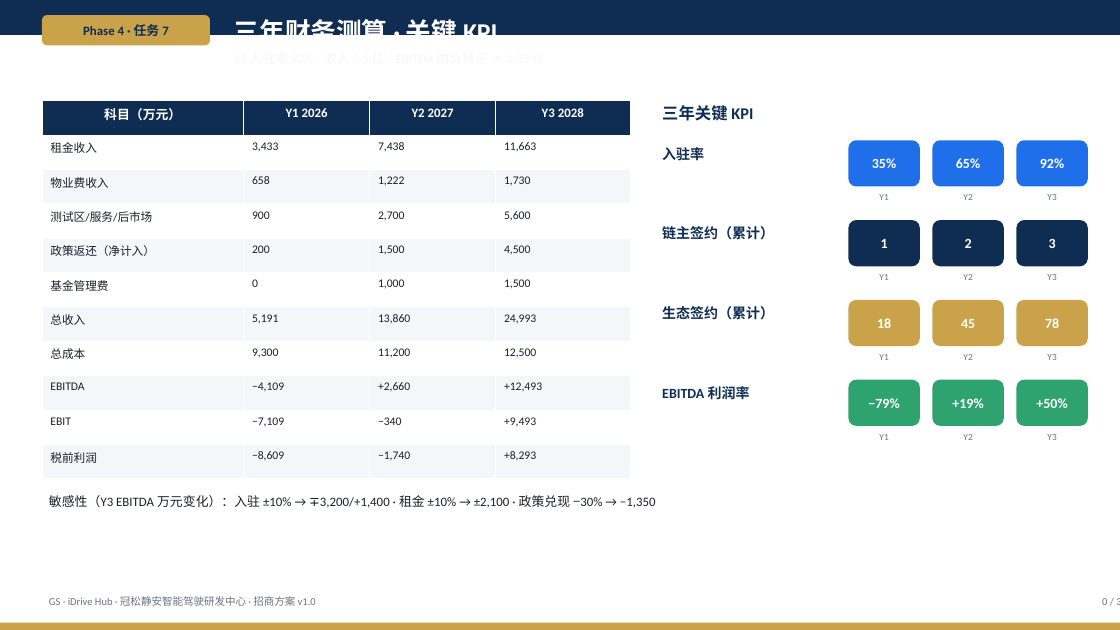
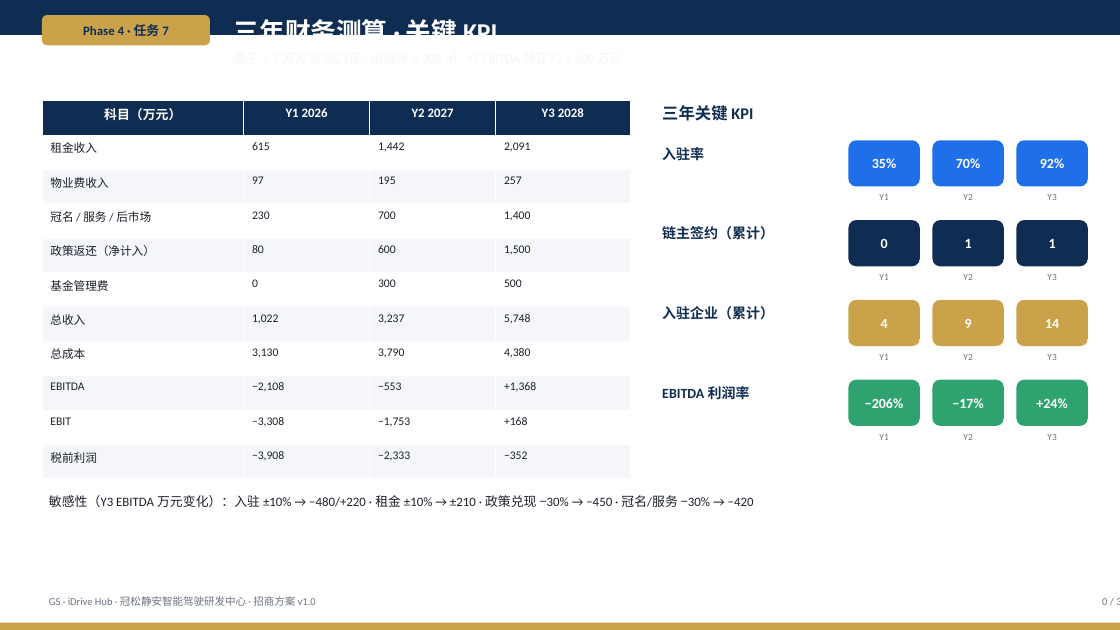
Before and after one commit to hujigang2010-maker/AIDEN, a slide deck: slide 29 of docs/deck/GS-iDrive-Hub-招商方案.pptx. Drawn at 1120x630 pixels with LibreOffice and Linux fonts; fonts in the diff are those of the drawing. Boxes give left, top, right and bottom in pixels: in the first picture for what was removed or moved away, otherwise in the second. Text is boxed around its words. In the diff, an @@ line names an element or a change of style, - is before the commit and + after.

```diff
--- a/docs/deck/GS-iDrive-Hub-招商方案.pptx
+++ b/docs/deck/GS-iDrive-Hub-招商方案.pptx
@@ table at (42,101,630,479) @@
-row 2: 租金收入 | 3,433 | 7,438 | 11,663
+row 2: 租金收入 | 615 | 1,442 | 2,091
-row 3: 物业费收入 | 658 | 1,222 | 1,730
+row 3: 物业费收入 | 97 | 195 | 257
-row 4: 测试区/服务/后市场 | 900 | 2,700 | 5,600
+row 4: 冠名 / 服务 / 后市场 | 230 | 700 | 1,400
-row 5: 政策返还（净计入） | 200 | 1,500 | 4,500
+row 5: 政策返还（净计入） | 80 | 600 | 1,500
-row 6, column 3: 1,000
+row 6, column 3: 300
-row 6, column 4: 1,500
+row 6, column 4: 500
-row 7: 总收入 | 5,191 | 13,860 | 24,993
+row 7: 总收入 | 1,022 | 3,237 | 5,748
-row 8: 总成本 | 9,300 | 11,200 | 12,500
+row 8: 总成本 | 3,130 | 3,790 | 4,380
-row 9: EBITDA | −4,109 | +2,660 | +12,493
+row 9: EBITDA | −2,108 | −553 | +1,368
-row 10: EBIT | −7,109 | −340 | +9,493
+row 10: EBIT | −3,308 | −1,753 | +168
-row 11: 税前利润 | −8,609 | −1,740 | +8,293
+row 11: 税前利润 | −3,908 | −2,333 | −352
@@ text in rounded rectangle at (956,158,980,168): text changed @@
-65%
+70%
@@ rounded rectangle added at (849,220,920,266), fill #0F2D52, 12 pt, text #FFFFFF, bold @@
+0
@@ rounded rectangle "1": place and size @@
-rounded rectangle "1" at (849,220,920,266)
+rounded rectangle "1" at (933,220,1004,266)
@@ rounded rectangle removed at (933,220,1004,266) @@
-2
@@ text in rounded rectangle at (1049,239,1056,248): text changed @@
-3
+1
@@ text at (662,306,774,320): text changed @@
-生态签约（累计）
+入驻企业（累计）
@@ text in rounded rectangle at (881,319,888,328): text changed @@
-18
+4
@@ text in rounded rectangle at (965,319,972,328): text changed @@
-45
+9
@@ text in rounded rectangle at (1045,319,1059,328): text changed @@
-78
+14
@@ text in rounded rectangle at (865,398,903,408): text changed @@
-−79%
+−206%
@@ text in rounded rectangle at (952,398,983,408): text changed @@
-+19%
+−17%
@@ text in rounded rectangle at (1036,398,1067,408): text changed @@
-+50%
++24%
@@ text at (49,495,754,507): text changed @@
-敏感性（Y3 EBITDA 万元变化）：入驻 ±10% → ∓3,200/+1,400 · 租金 ±10% → ±2,100 · 政策兑现 −30% → −1,350
+敏感性（Y3 EBITDA 万元变化）：入驻 ±10% → −480/+220 · 租金 ±10% → ±210 · 政策兑现 −30% → −450 · 冠名/服务 −30% → −420
```
Also in this commit, not shown: 15 other slides changed, 2 slides added, 2 slides removed, 6 other files.
